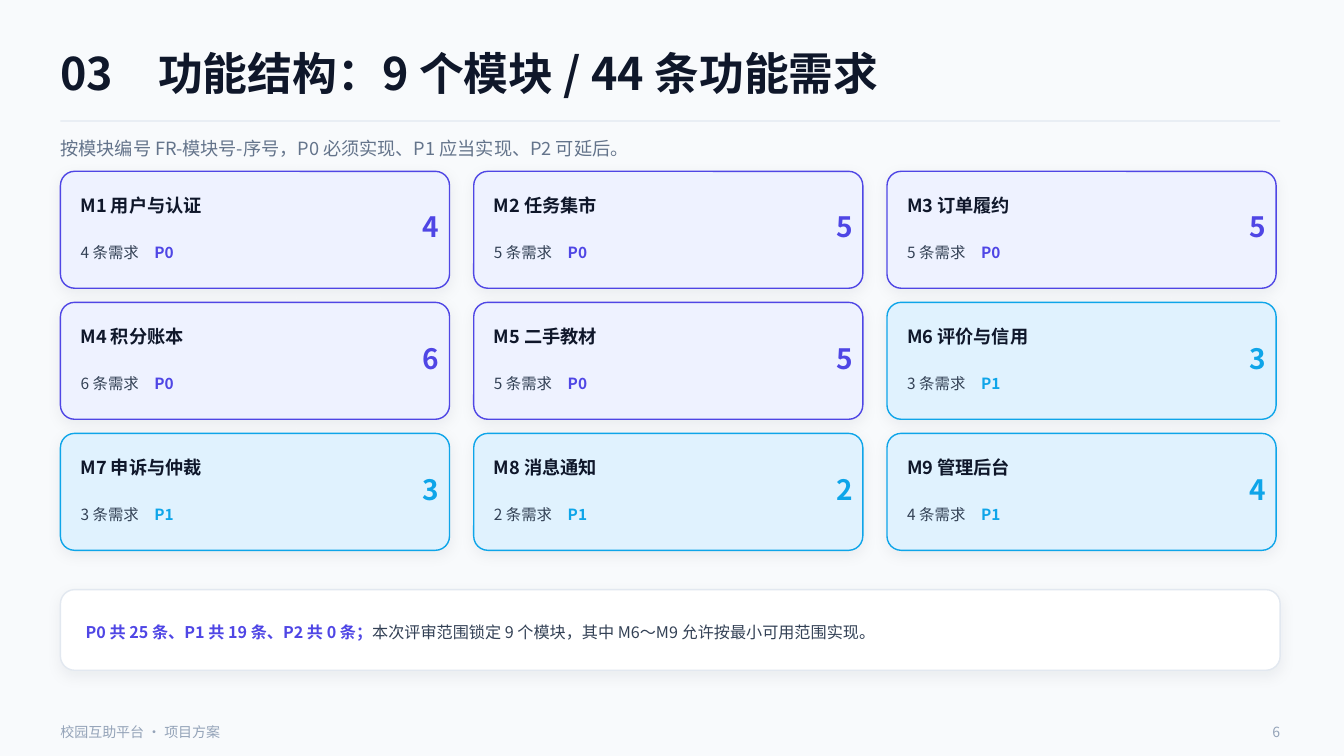
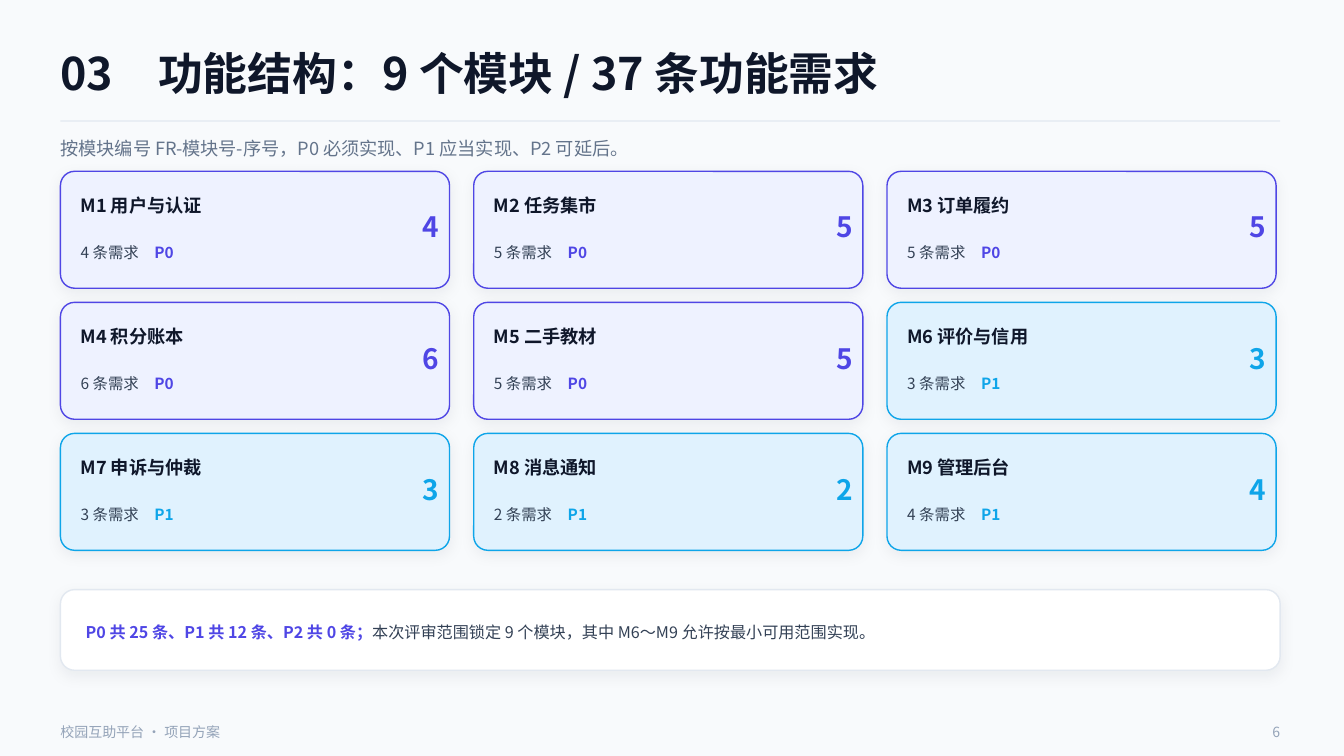
Before and after one commit to lunasama868/SE2026-G22-campus-mutual-aid, a slide deck: slide 6 of assets/SE2026-G22-校园互助平台-需求评审PPT.pptx. Drawn at 1344x756 pixels with LibreOffice and Linux fonts; fonts in the diff are those of the drawing. Boxes give left, top, right and bottom in pixels: in the first picture for what was removed or moved away, otherwise in the second. Text is boxed around its words. In the diff, an @@ line names an element or a change of style, - is before the commit and + after.

Commit message:
feat: 计划书新增 WBS 分解图，SRS 修订至 V1.1
- 计划书 V1.5 -> V1.6：新增图 2-1 WBS 树形分解图（三级：项目 / 9 工作包 / 44 任务）
- SRS V1.0 -> V1.1：修正功能需求条数为 37；新增 3.7 需求追踪矩阵（37 条 FR 回溯用例与验证方式）；
  新增 3.2.10 分级统计与范围声明；明确信用分计算公式；性能指标增加测量方法
- 评审 PPT 同步修正条数（44 -> 37，P1 19 -> 12）
- 邮件草稿更新：11/07 19:00 腾讯会议线上评审安排

```diff
--- a/assets/SE2026-G22-校园互助平台-需求评审PPT.pptx
+++ b/assets/SE2026-G22-校园互助平台-需求评审PPT.pptx
@@ text at [60,52,879,94]: text changed @@
-03 功能结构：9 个模块 / 44 条功能需求
+03 功能结构：9 个模块 / 37 条功能需求
@@ text at [86,624,875,641]: text changed @@
-P0 共 25 条、P1 共 19 条、P2 共 0 条；本次评审范围锁定 9 个模块，其中 M6～M9 允许按最小可用范围实现。
+P0 共 25 条、P1 共 12 条、P2 共 0 条；本次评审范围锁定 9 个模块，其中 M6～M9 允许按最小可用范围实现。
```
Also in this commit, not shown: 4 other files.
